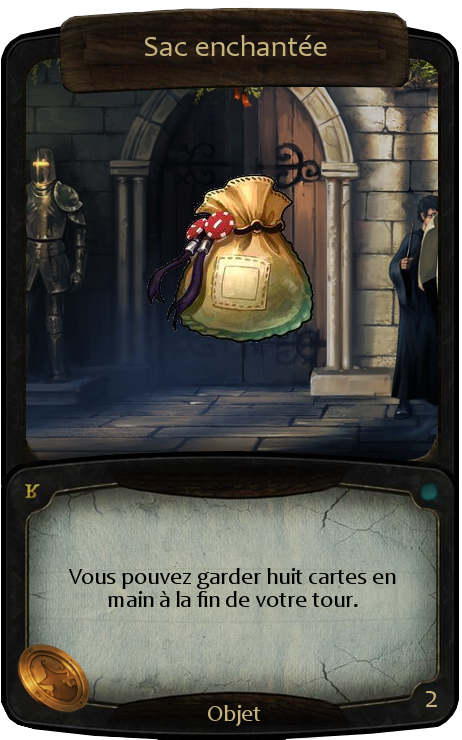
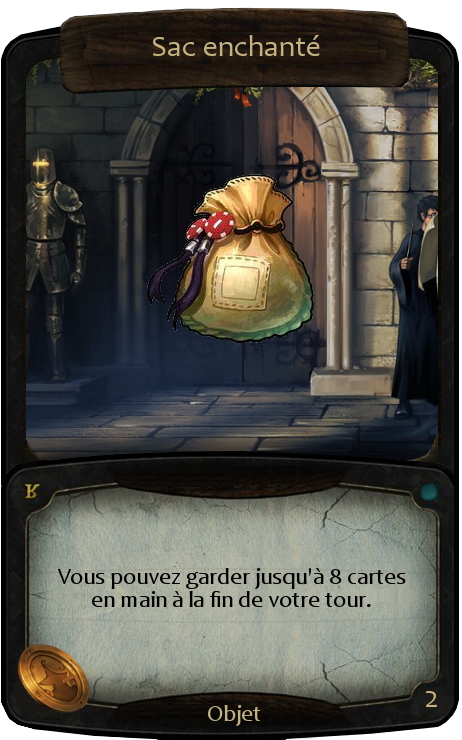
Two versions of the same layered image (462x740). Layer-by-layer changes:
painted on "1_Descripton" over (x1=58, y1=568, x2=406, y2=608)
painted on "Titre" over (x1=145, y1=35, x2=327, y2=56)
